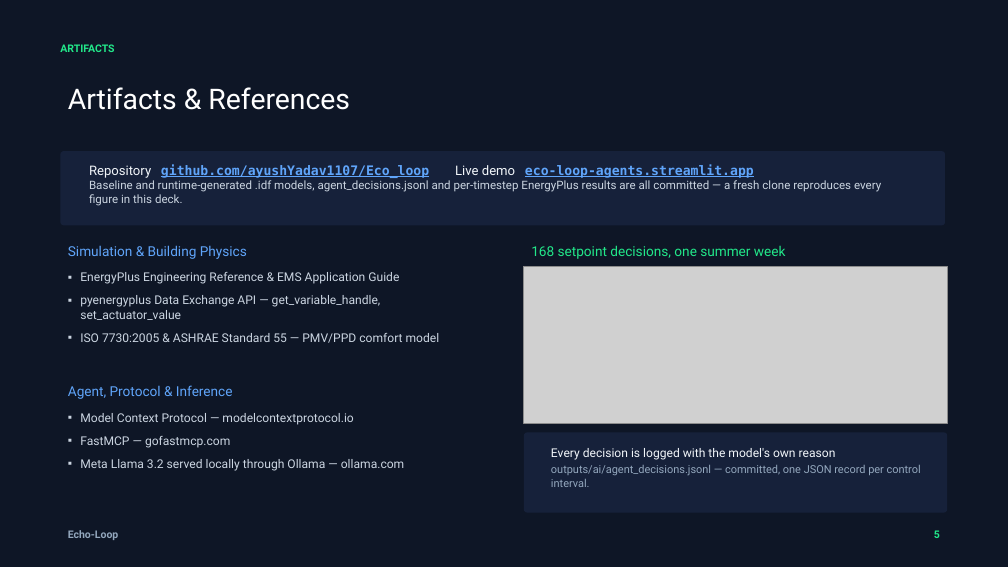
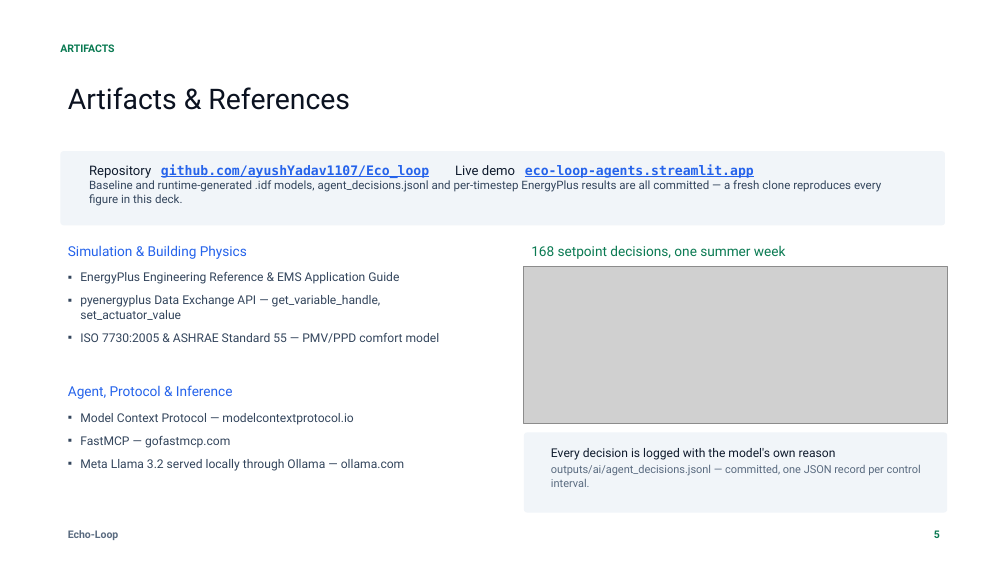
Before and after one commit to ayushYadav1107/Eco_loop_building_agents, a slide deck: slide 5 of deck/Echo-Loop_Idea_Deck.pptx. Drawn at 1008x567 pixels with LibreOffice and Linux fonts; fonts in the diff are those of the drawing; grey boxes stand for pictures. Boxes give left, top, right and bottom in pixels: in the first picture for what was removed or moved away, otherwise in the second. Text is boxed around its words. In the diff, an @@ line names an element or a change of style, - is before the commit and + after.

```diff
--- a/deck/Echo-Loop_Idea_Deck.pptx
+++ b/deck/Echo-Loop_Idea_Deck.pptx
@@ background #0E1626 to #FFFFFF @@
@@ text "Artifacts & References" at bbox=[68, 87, 350, 110]: text colour #FFFFFF to #0B1220 @@
@@ rounded rectangle at bbox=[60, 151, 945, 225]: fill #16213A to #F1F5F9 @@
@@ text "Repository github.com/ayushYadav1107/Eco_loop Live demo eco- ..." at bbox=[89, 164, 881, 206]: text colour #F1F5F9 to #0F1B2D in "Repository Live demo"; text colour #60A5FA to #2563EB in "github.com/ayushYadav1107/Eco_loop eco-loop-agents.streamlit ..."; text colour #CBD5E1 to #33455C in "Baseline and runtime-generated .idf models, agent_decisions. ..." @@
@@ text "Simulation & Building Physics" at bbox=[68, 245, 247, 259]: text colour #60A5FA to #2563EB @@
@@ text colour #22E88A to #0A7A52 in 3 elements at bbox=[934, 530, 940, 538], bbox=[60, 44, 114, 52], bbox=[531, 245, 786, 259] @@
@@ text "EnergyPlus Engineering Reference & EMS ..." at bbox=[80, 272, 440, 343]: text colour #CBD5E1 to #33455C @@
@@ text "Agent, Protocol & Inference" at bbox=[68, 385, 233, 399]: text colour #60A5FA to #2563EB @@
@@ text "Model Context Protocol — modelcontextprotocol.io" at bbox=[80, 413, 404, 471]: text colour #CBD5E1 to #33455C @@
@@ rounded rectangle at bbox=[524, 433, 948, 513]: fill #16213A to #F1F5F9 @@
@@ text "Every decision is logged with ..." at bbox=[551, 448, 921, 487]: text colour #F1F5F9 to #0F1B2D in "Every decision is logged with the model's ..."; text colour #93A7BD to #5A6B80 in "outputs/ai/agent_decisions.jsonl — committed, one JSON recor ..." @@
@@ text "Echo-Loop" at bbox=[68, 530, 118, 540]: text colour #93A7BD to #5A6B80 @@
```
Also in this commit, not shown: 5 other slides changed, 10 other files.
